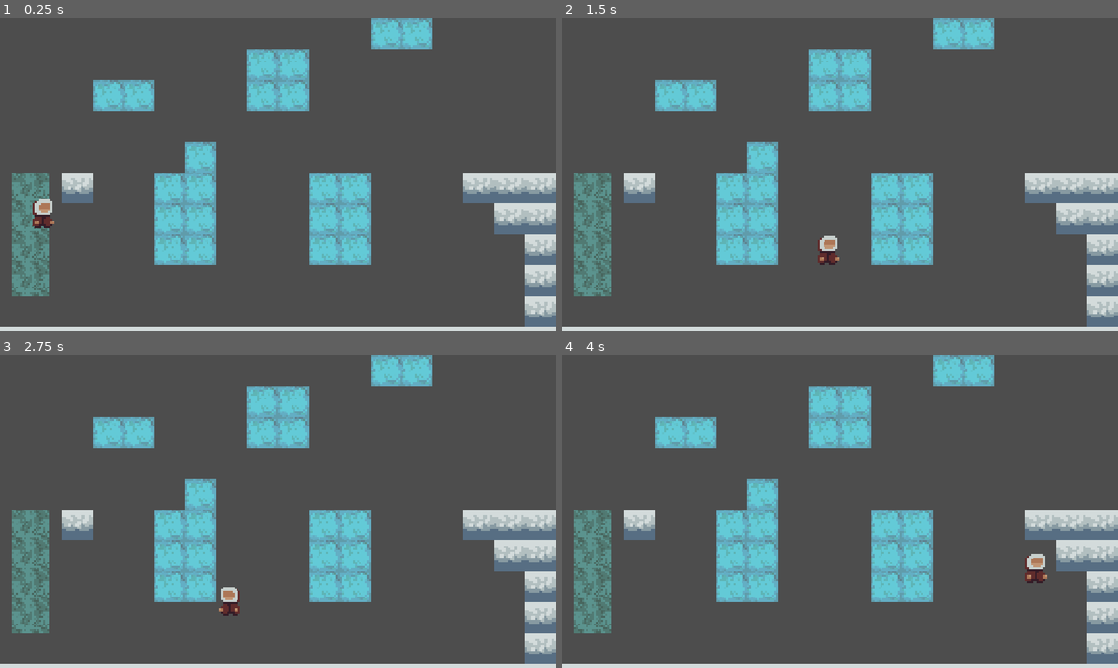
Above: before the commit, frames 1-4 (two rows, left to right).
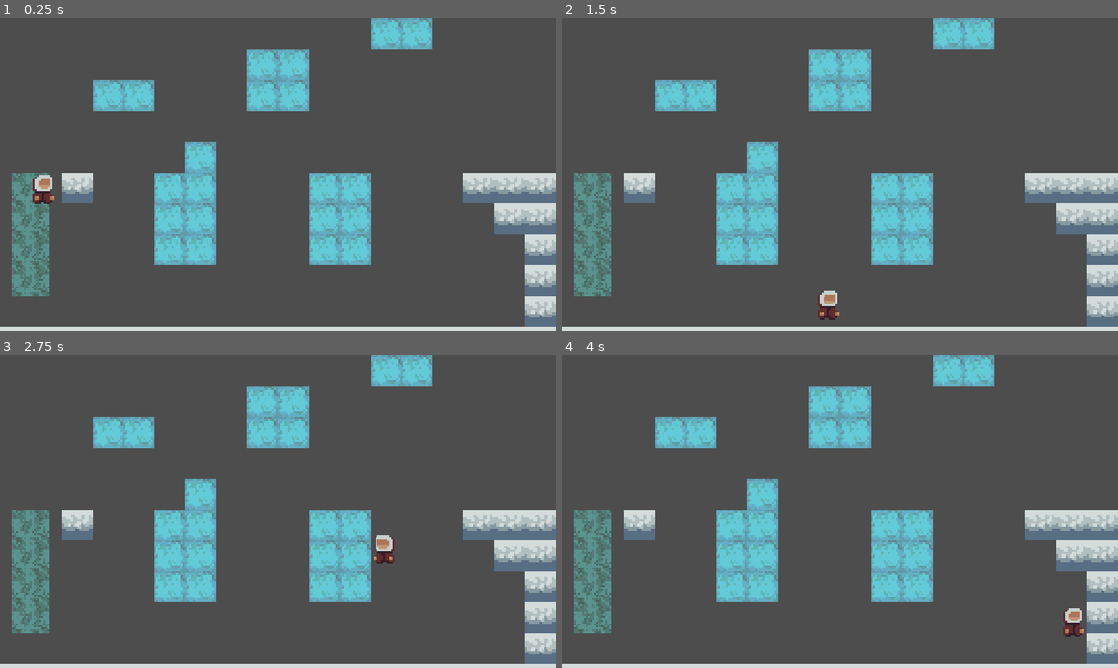
Above: after the commit, the same moments.

Repository: K1ktor/PlatformuwaAlePizdzi
Game: Godot game, scene res://Levels/level3.tscn
The game is run twice, just before and just after one commit, with the same random seed, the same clock (stepped at 60 frames per second) and the same inputs.
Inputs:
- Up to frame 1 (0.25 s): no input
- Up to frame 2 (1.5 s): hold Space (jump) 0.53-1.28 s; hold D (moveRight) from 0.53 s (still down); tap Space (jump) at 1.35 s
- Up to frame 3 (2.75 s): tap Space (jump) at 1.52, 1.82 s; release D (moveRight) at 2.03 s; hold A (moveLeft) from 2.03 s (still down); hold Space (jump) from 2.03 s (still down)
- Up to frame 4 (4 s): release A (moveLeft) at 2.78 s; release Space (jump) at 2.78 s; hold D (moveRight) from 2.78 s (still down); tap Space (jump) at 2.85, 3.02, 3.32 s; hold Space (jump) from 3.53 s (still down)

The runs differ from the first frame. In frame 1, 0.6% of the frame differs, in the area x 5-10%, y 50-68%; in frame 2, 0.6%; in frame 3, 0.6%; in frame 4, 0.6%, in the area x 83-94%, y 63-90%.

Commit message:
zmiena się jebie

Diff:
--- a/Frost Platform Game/Scripts/Player.gd
+++ b/Frost Platform Game/Scripts/Player.gd
@@ -5,14 +5,15 @@
 @onready var wall_collider := $Climb_wall_collider
 @onready var tile_map := $"../TileMapLayer"
 
-@export var speed := 600.0
-@export var jump_strength := 1500.0
-@export var gravity := 4500.0
+var speed := 600.0
+var jump_strength := 100
+var gravity := 3000.0
 
 var can_climb_activate := false # Is player next to wall that can be climbed
 var wall_that_is_climbed_on : Climb_Wall
 var is_climbing := false
 var is_jumping := false
+var is_falling := false
 const coyote_init_jump_time := 0.1
 var coyote_jump_time := 0.1
 var prev_friction := 999999.0
@@ -62,6 +63,7 @@
 func NormalState(delta: float):
 	# Get on what type of ground player is if it's ice its more slipery
 	var friction = GetGroundFriction()
+	is_falling = velocity.y > 0
 
 	var _horizontal_direction = (
 		Input.get_action_strength("moveRight")
@@ -84,6 +86,12 @@
 			friction = 0.5
 		is_jumping = true
 		velocity.y = -jump_strength
+		print(velocity.y)
+		print(jump_strength)
+	if (is_jumping and Input.is_action_just_released("jump") and is_falling == false):
+		velocity.y /= 50
+		pass
+
 
 	# ease between speed to apply friction
 	velocity.x = move_toward(velocity.x, _horizontal_direction * speed, friction * 1000 * delta)
--- a/Frost Platform Game/project.godot
+++ b/Frost Platform Game/project.godot
@@ -13,7 +13,7 @@
 config/name="Frost Platform Game"
 run/main_scene="uid://drv50y5du7k1k"
 config/features=PackedStringArray("4.7", "Forward Plus")
-config/icon="res://icon.svg"
+config/icon="uid://c4b4p4d0ra3cs"
 
 [display]
 
Binary file added: Frost Platform Game/fros_pea.jpg
Not shown, added: Frost Platform Game/fros_pea.jpg.import
Not shown, added: Frost Platform Game/fros_pea.jfif
